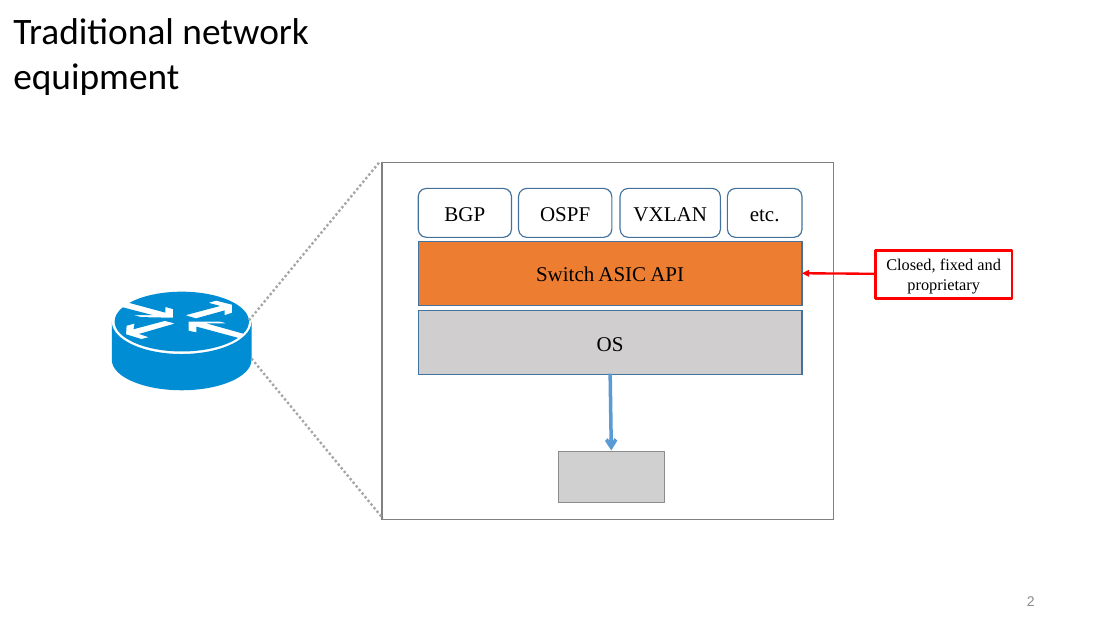
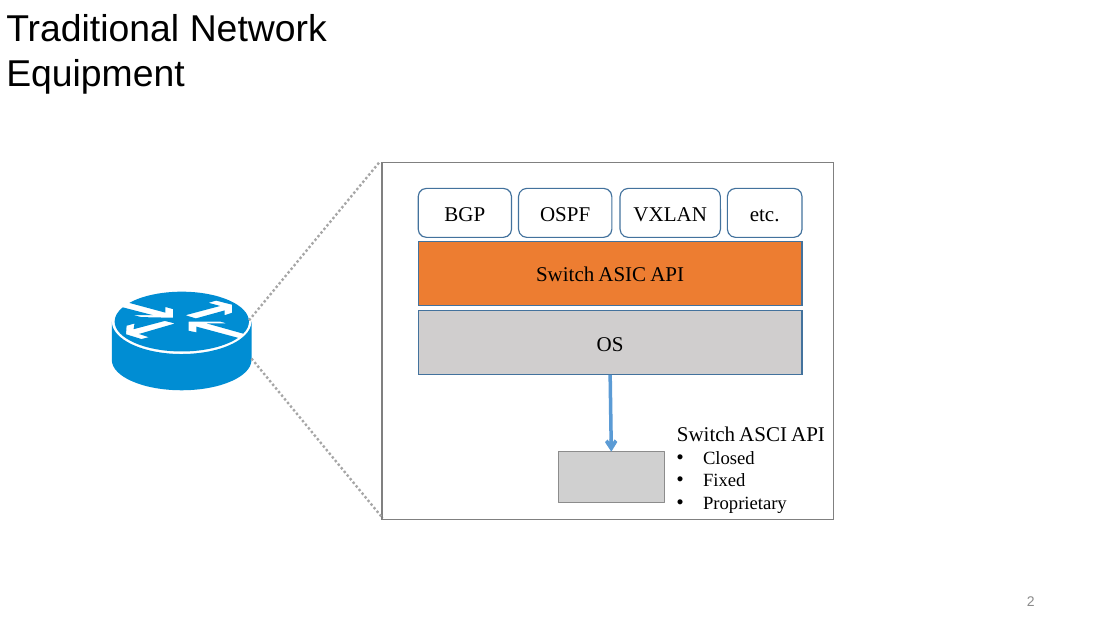
Before and after one commit to dingrui37/resources, a slide deck: slide 2 of ODL+P4 GNTC.pptx. Drawn at 1120x630 pixels with LibreOffice and Linux fonts; fonts in the diff are those of the drawing; grey boxes stand for pictures; background and template pictures are left out. Boxes give left, top, right and bottom in pixels: in the first picture for what was removed or moved away, otherwise in the second. Text is boxed around its words. In the diff, an @@ line names an element or a change of style, - is before the commit and + after.

```diff
--- a/ODL+P4 GNTC.pptx
+++ b/ODL+P4 GNTC.pptx
@@ text at (6,14,327,94): text changed; font Calibri to Arial @@
-Traditional network equipment
+Traditional Network Equipment
@@ rectangle removed at (875,250,1012,298) @@
-Closed, fixed and proprietary
@@ arrow removed from (875, 274) to (802, 273) @@
@@ text added at (677,426,825,513), 16 pt, text #000000 @@
+Switch ASCI API
+• Closed
+• Fixed
+• Proprietary
```
Also in this commit, not shown: 9 other slides changed, 12 slides added, 1 slide removed.
